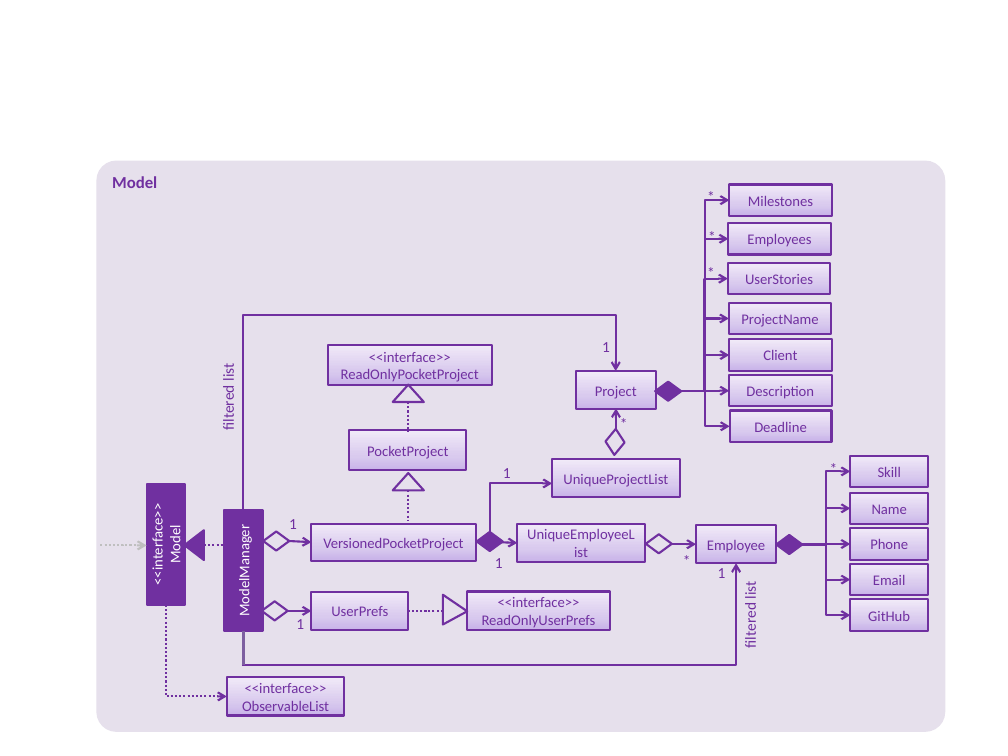
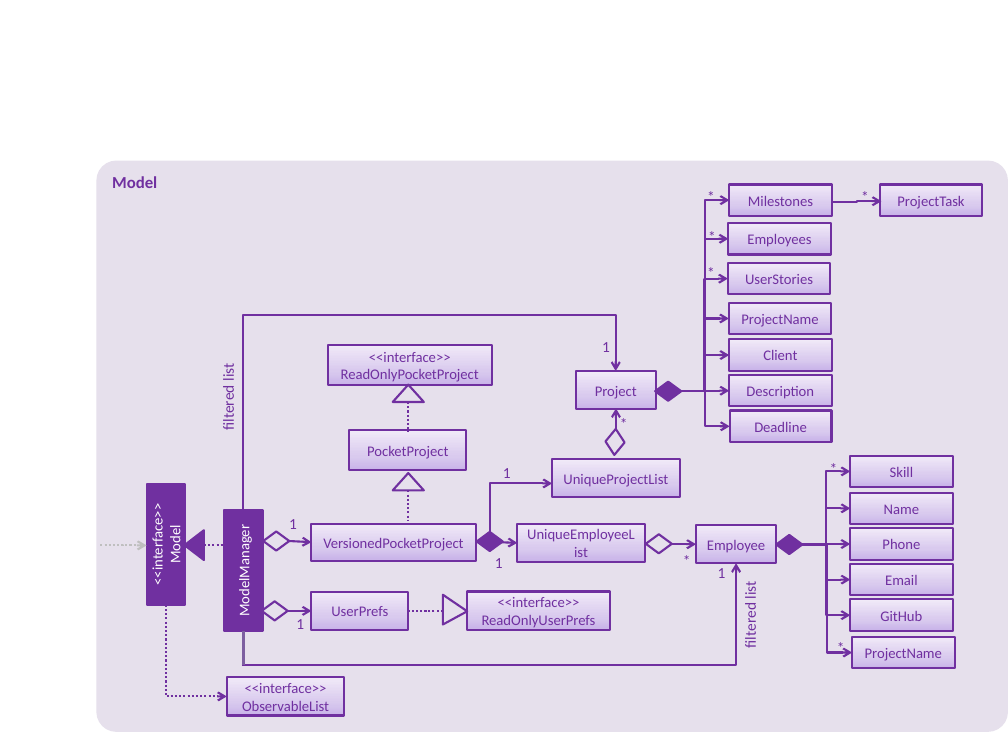
Before and after one commit to shunnizuka/main, a slide deck: slide 1 of docs/diagrams/ModelComponentClassDiagram.pptx. Drawn at 1008x756 pixels with LibreOffice and Linux fonts; fonts in the diff are those of the drawing. Boxes give left, top, right and bottom in pixels: in the first picture for what was removed or moved away, otherwise in the second. Text is boxed around its words. In the diff, an @@ line names an element or a change of style, - is before the commit and + after.

```diff
--- a/docs/diagrams/ModelComponentClassDiagram.pptx
+++ b/docs/diagrams/ModelComponentClassDiagram.pptx
@@ rounded rectangle "Model": place and size @@
-rounded rectangle "Model" at [97, 160, 946, 732]
+rounded rectangle "Model" at [97, 160, 1008, 732]
@@ elbow arrow added from (834, 202) to (881, 202), #7030A0 1.5 pt @@
@@ text added at [855, 187, 876, 208], 11 pt, text #7030A0 @@
+*
@@ rectangle added at [880, 184, 983, 216], fill gradient #C9B5E8 to #D8CBEE to #F0EAF9, outline #7030A0 1.5 pt, 10.5 pt, text #7030A0 @@
+ProjectTask
@@ rectangle "Skill": place and size @@
-rectangle "Skill" at [850, 456, 927, 487]
+rectangle "Skill" at [850, 456, 953, 487]
@@ rectangle "Name": place and size @@
-rectangle "Name" at [850, 493, 927, 524]
+rectangle "Name" at [850, 493, 953, 524]
@@ rectangle "Phone": place and size @@
-rectangle "Phone" at [850, 528, 927, 559]
+rectangle "Phone" at [850, 528, 953, 559]
@@ elbow arrow added from (802, 544) to (852, 652), #7030A0 1.5 pt @@
@@ rectangle "Email": place and size @@
-rectangle "Email" at [850, 563, 927, 595]
+rectangle "Email" at [850, 563, 953, 595]
@@ rectangle "GitHub": place and size @@
-rectangle "GitHub" at [850, 600, 927, 631]
+rectangle "GitHub" at [850, 600, 953, 631]
@@ text added at [831, 638, 852, 658], 11 pt, text #7030A0 @@
+*
@@ rectangle added at [852, 637, 955, 668], fill gradient #C9B5E8 to #D8CBEE to #F0EAF9, outline #7030A0 1.5 pt, 10.5 pt, text #7030A0 @@
+ProjectName
```
Also in this commit, not shown: 7 other files.
